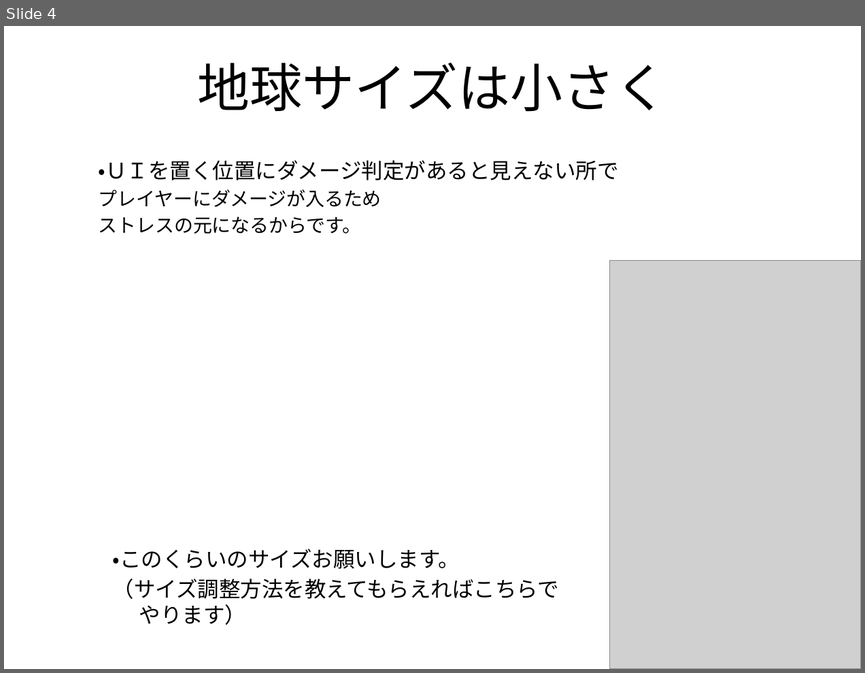
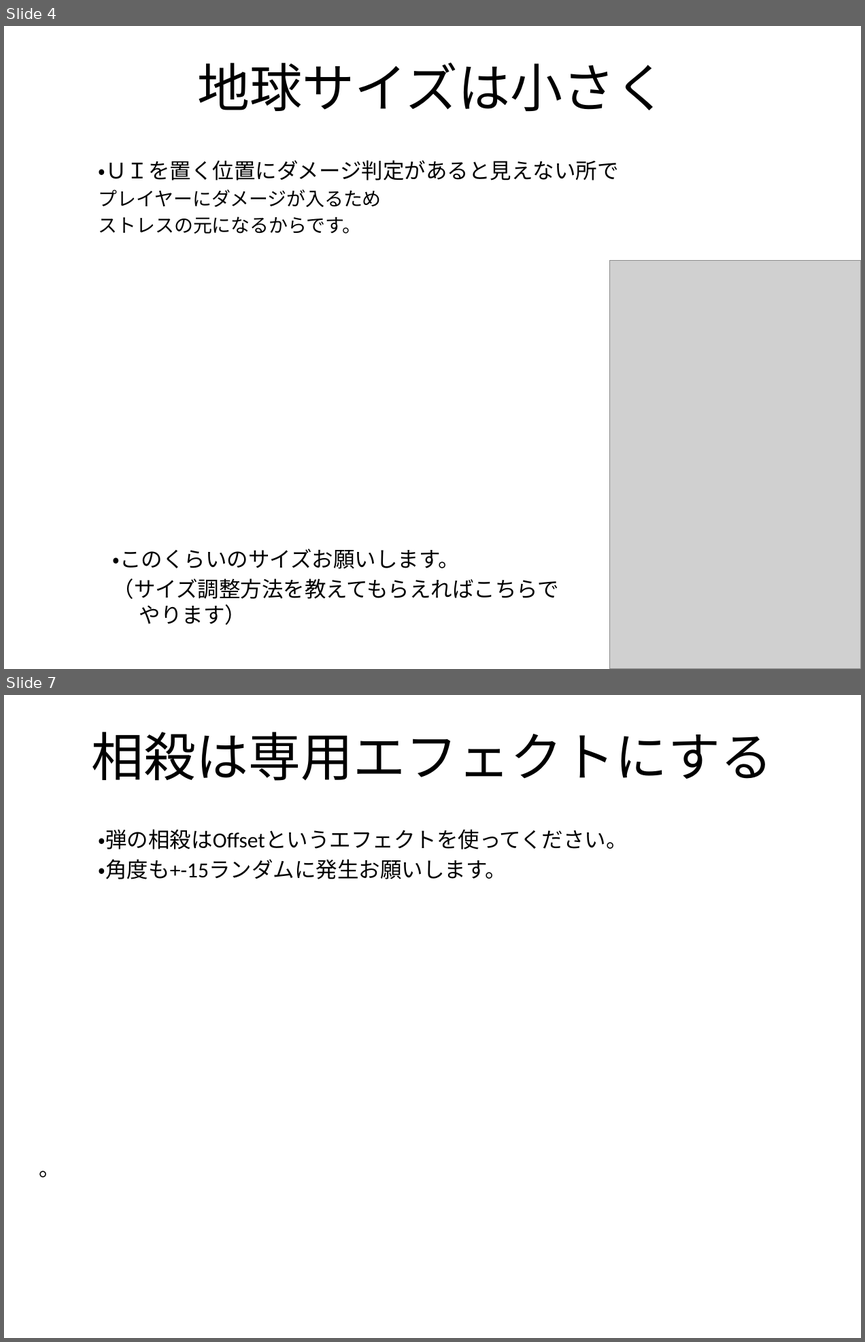
Before and after one commit to flash-kudo/shooting-01, a slide deck: project/資料/スマホ最適化縦STG_修正要望.pptx. Shown one above the other, each under a label of ours: slide 4 before the commit, slides 4 and 7 after it; the slides between them are not shown. The pictures are 865x673 and 865x1342 pixels, drawn with LibreOffice and Linux fonts; fonts in the diff are those of the drawing; grey boxes stand for pictures. Boxes give left, top, right and bottom in pixels: in the first picture for what was removed or moved away, otherwise in the second. Text is boxed around its words. In the diff, an @@ line names an element or a change of style, - is before the commit and + after.

```diff
--- a/project/資料/スマホ最適化縦STG_修正要望.pptx
+++ b/project/資料/スマホ最適化縦STG_修正要望.pptx
@@ slide 7 added at [4, 695, 861, 1338], background #FFFFFF @@
@@ title added at [92, 732, 773, 781], 44 pt, text #000000 @@
+相殺は専用エフェクトにする
@@ text added at [99, 829, 628, 879], 18 pt, text #000000 @@
+  ・弾の相殺はOffsetというエフェクトを使ってください。
+  ・角度も+-15ランダムに発生お願いします。
@@ text added at [39, 1170, 60, 1177], 18 pt, text #000000 @@
+。
```
Also in this commit, not shown: 2 other slides added.
